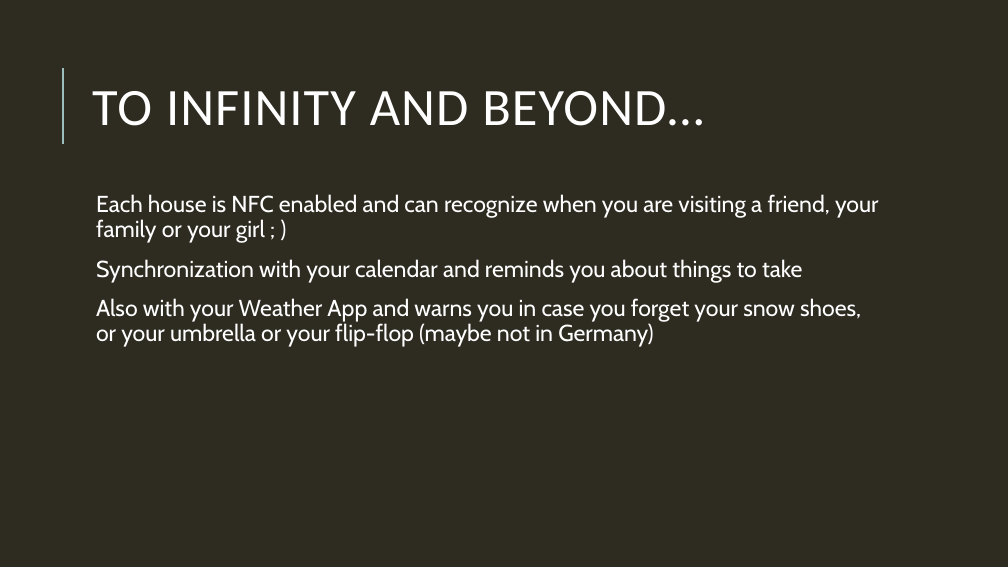
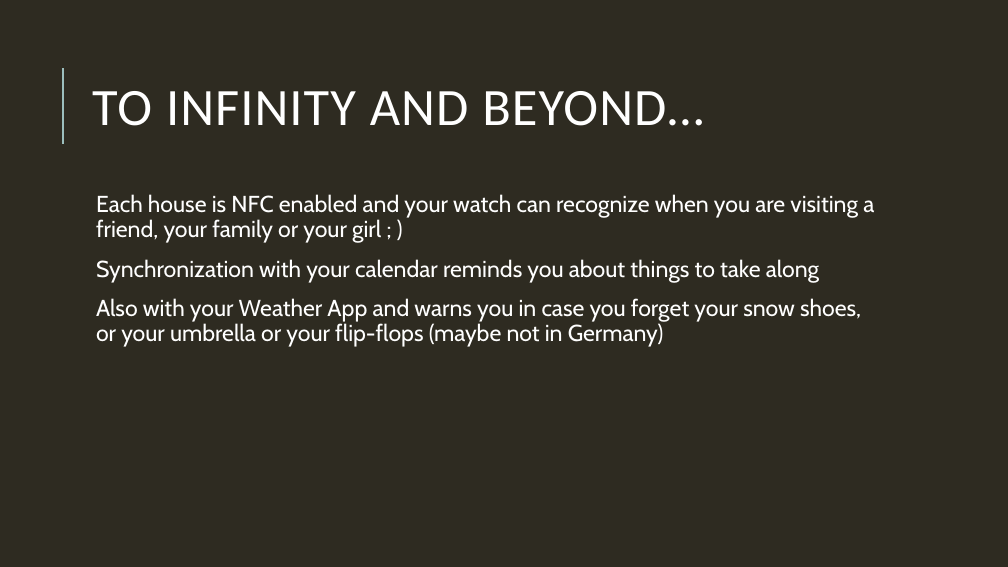
Before and after one commit to Uni-Freiburg-Wearable-Devices-WS14/Wearables_Project_Mobile, a slide deck: slide 6 of Intro_Presentation.pptx. Drawn at 1008x567 pixels with LibreOffice and Linux fonts; fonts in the diff are those of the drawing. Boxes give left, top, right and bottom in pixels: in the first picture for what was removed or moved away, otherwise in the second. Text is boxed around its words. In the diff, an @@ line names an element or a change of style, - is before the commit and + after.

Commit message:
Some serious shit
Started (rather) serious presentation.
Let's not forget about the fun ;-)

```diff
--- a/Intro_Presentation.pptx
+++ b/Intro_Presentation.pptx
@@ text at <box>96,194,874,347</box>: text changed @@
-  Each house is NFC enabled and can recognize when you are visiting a friend, your family or your girl ; )
-  Synchronization with your calendar and reminds you about things to take
-  Also with your Weather App and warns you in case you forget your snow shoes, or your umbrella or your flip-flop (maybe not in Germany)
+  Each house is NFC enabled and your watch can recognize when you are visiting a friend, your family or your girl ; )
+  Synchronization with your calendar reminds you about things to take along
+  Also with your Weather App and warns you in case you forget your snow shoes, or your umbrella or your flip-flops (maybe not in Germany)
```
Also in this commit, not shown: 4 other slides changed, 1 other file.
